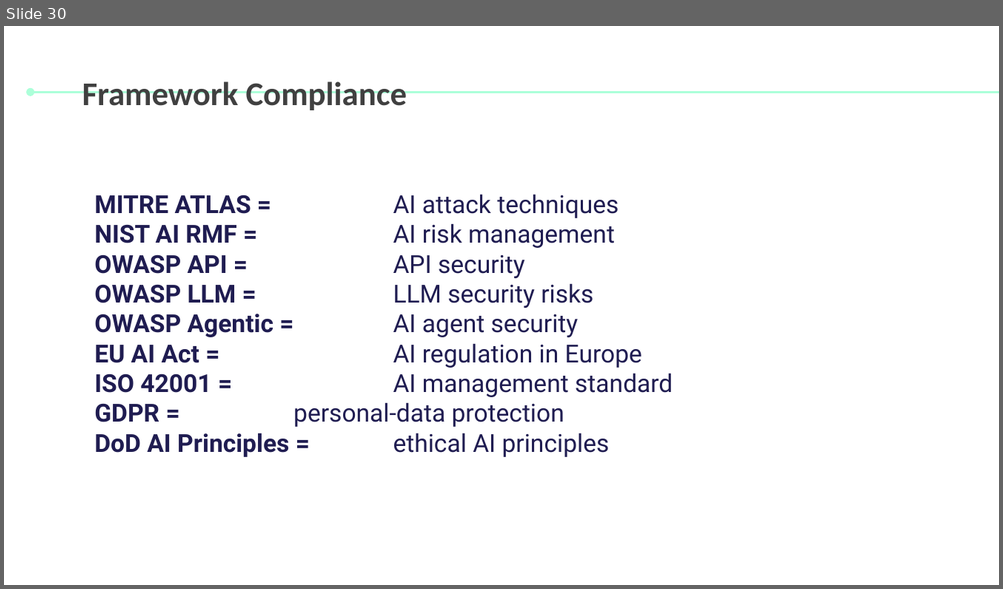
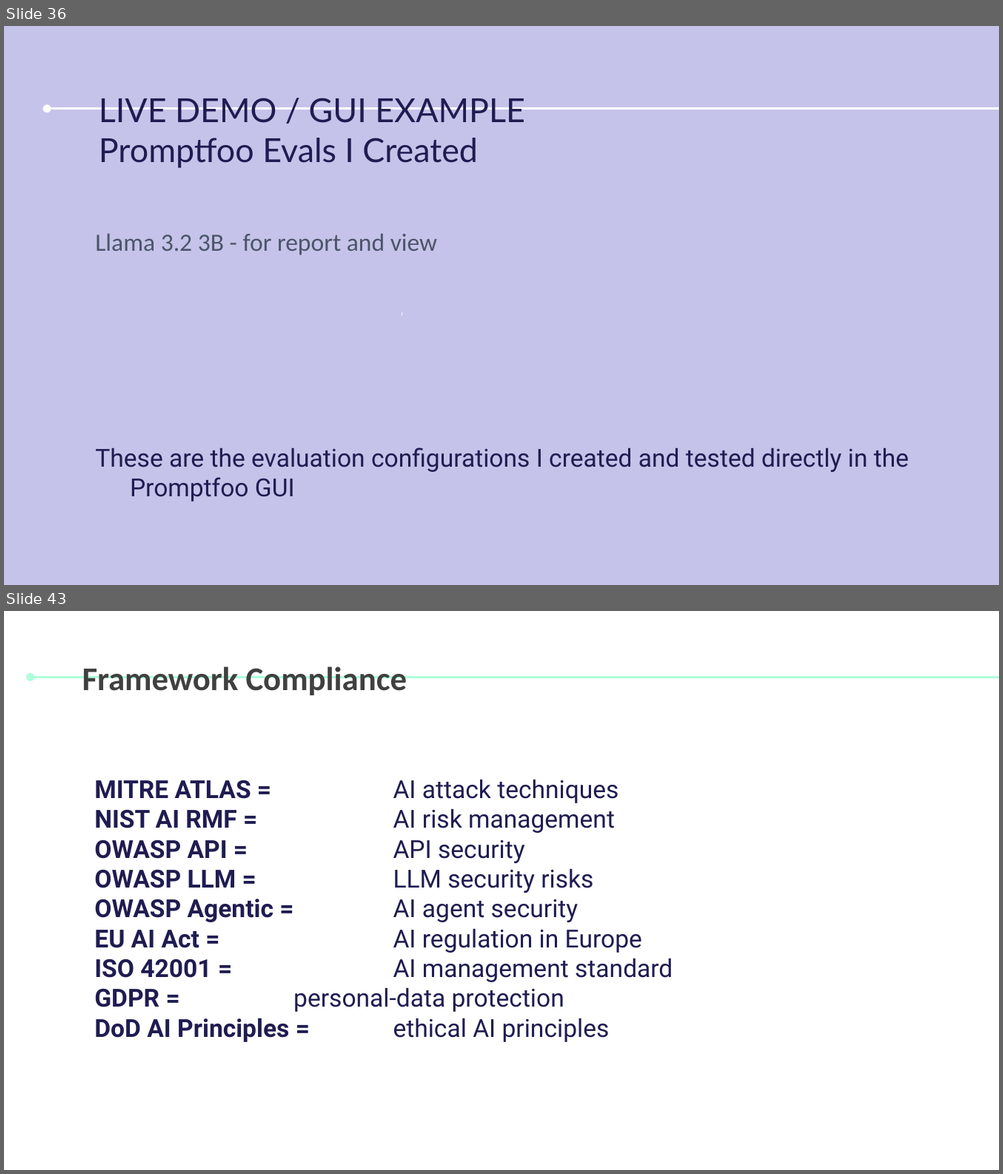
Before and after one commit to tahacheikh2003/ai-llm-red-teaming-framework, a slide deck: presentation/Ai_red_teaming_LLM Evaluation and AI Red Teaming_ semaine 4.pptx. Shown one above the other, each under a label of ours: slide 30 before the commit, slides 36 and 43 after it; the slides between them are not shown. The pictures are 1003x589 and 1003x1174 pixels, drawn with LibreOffice and Linux fonts; fonts in the diff are those of the drawing. Boxes give left, top, right and bottom in pixels: in the first picture for what was removed or moved away, otherwise in the second. Text is boxed around its words. In the diff, an @@ line names an element or a change of style, - is before the commit and + after.

```diff
--- a/presentation/Ai_red_teaming_LLM Evaluation and AI Red Teaming_ semaine 4.pptx
+++ b/presentation/Ai_red_teaming_LLM Evaluation and AI Red Teaming_ semaine 4.pptx
@@ slide 36 added at box(4, 26, 999, 585), background gradient #C6C3EA to #ACFFD9 @@
@@ arrow added from (999, 109) to (47, 109), #FFFFFF 1.5 pt @@
@@ title added at box(99, 98, 525, 168), 24 pt, text #1F1C51 @@
+LIVE DEMO / GUI EXAMPLE
+Promptfoo Evals I Created
@@ text added at box(95, 233, 908, 502), 18 pt, text #1F1C51 @@
+Llama 3.2 3B - for report and view
+These are the evaluation configurations I created and tested directly in the Promptfoo GUI
@@ freeform shape added at box(401, 312, 402, 316), fill #FFFFFF @@
@@ what was slide 30 is now slide 43 @@
```
Also in this commit, not shown: 4 slides changed, 21 other slides added, 3 slides removed.
